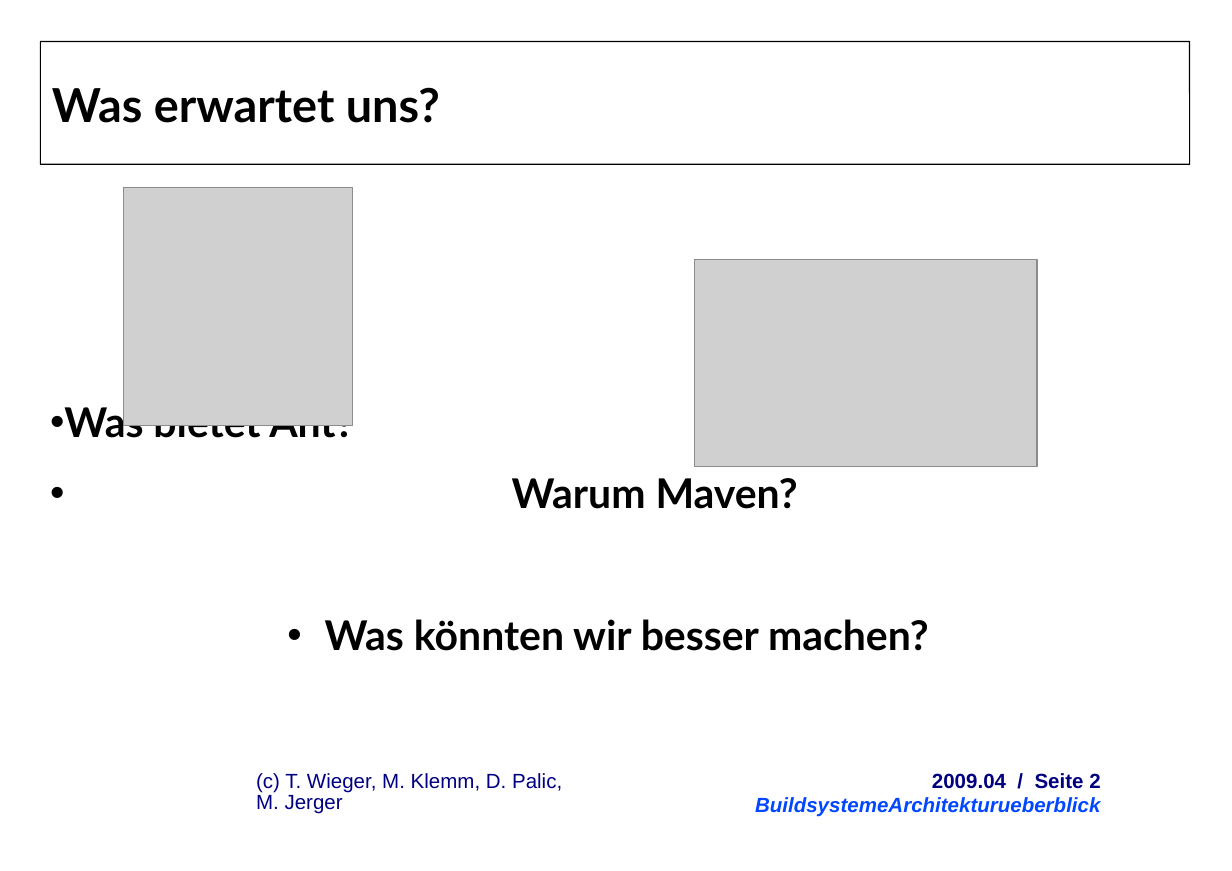
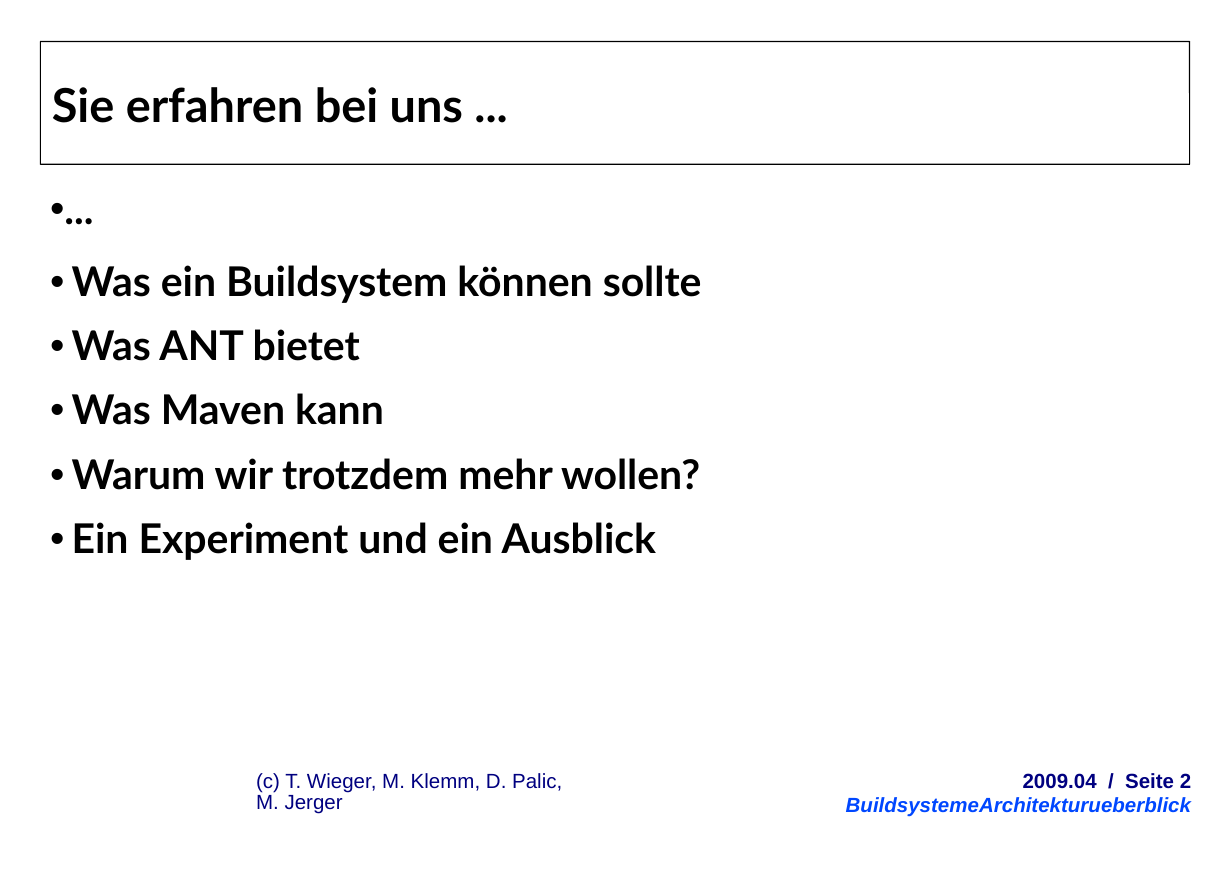
Before and after one commit to herrwieger/experttrainingbuildsystems, a slide deck: slide 2 of praesentationen/BuildsystemeArchitekturueberblick.odp. Drawn at 1232x871 pixels with LibreOffice and Linux fonts; fonts in the diff are those of the drawing; grey boxes stand for pictures; background and template pictures are left out. Boxes give left, top, right and bottom in pixels: in the first picture for what was removed or moved away, otherwise in the second. Text is boxed around its words. In the diff, an @@ line names an element or a change of style, - is before the commit and + after.

```diff
--- a/praesentationen/BuildsystemeArchitekturueberblick.odp
+++ b/praesentationen/BuildsystemeArchitekturueberblick.odp
@@ title at (52,87,463,123): text changed @@
-Was erwartet uns?
+Sie erfahren bei uns ...
@@ picture removed at (123,188,352,426) @@
@@ text at (72,265,702,560): text changed @@
-• Was bietet Ant?
-• Warum Maven?
-• Was könnten wir besser machen?
+• ...
+  • Was ein Buildsystem können sollte
+  • Was ANT bietet
+  • Was Maven kann
+  • Warum wir trotzdem mehr wollen?
+  • Ein Experiment und ein Ausblick
@@ picture removed at (695,259,1037,467) @@
@@ text: place and size @@
-text at (755,773,1100,817)
+text at (846,773,1191,817)
```
Also in this commit, not shown: 26 other slides changed, 6 slides added, 1 other file.
